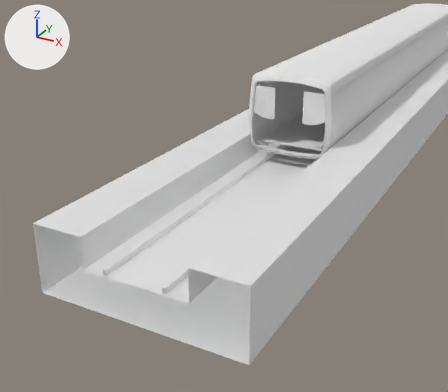
Before and after pictures for a commit that changed the Blender file assets/trains/bart/d/d.blend.
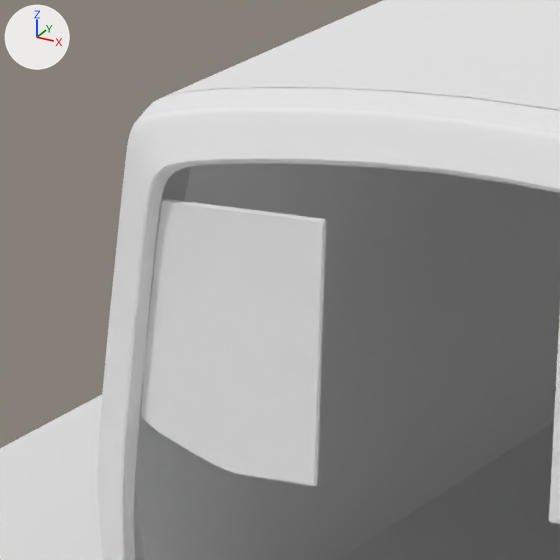
The first picture shows the older version from a 50 mm camera at (7.76, -29.79, 7.47) aimed at (-1.28, -13.35, -0.75). The close-ups show both versions on the part from 53% to 68% of the width and 16% to 33% of the height of that picture; other places that the commit changed are outside them. Every picture has the same lights, and +X, +Y and +Z are marked at upper left.

Objects in the first close-up: 'Plane', 'Plane.001', 'platform', 'windows'.
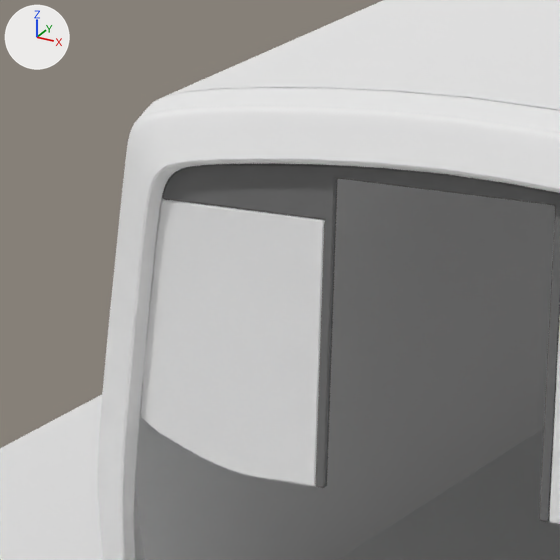
Where the change shows, as pixel boxes (x1, y1, x2, y2) in the close-ups (560 x 560 px):
'windows.001', added: after (162, 163, 560, 522)

What the commit changed:
Material 'black' (mat_black) is new.
Its base color is (0.163, 0.163, 0.163) (grey #707070).
Mesh me_windows_001 is new.
It has 36 vertices, 32 faces and spans x 0.0..1.213, y -0.25..-0.22, z 1.415..2.747.
It uses material mat_black (grey #707070).
Object 'windows.001' (ob_windows_001) is new; it shows me_windows_001.
Its location is (0.0, -11.0, 0.0).
It gains a MIRROR modifier named 'Mirror'.
It gains a SUBSURF modifier named 'Subsurf'.
Modifier setting: levels = 3.
Modifier setting: render_levels = 3.
It gains a BEVEL modifier named 'Bevel'.
Modifier setting: spread = 0.0.
It gains a EDGE_SPLIT modifier named 'EdgeSplit'.
